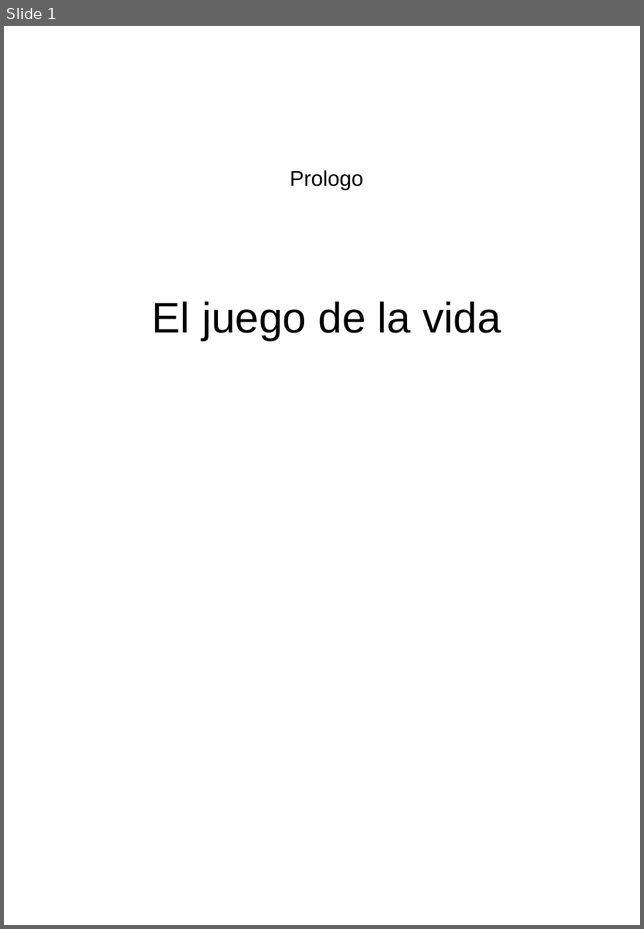
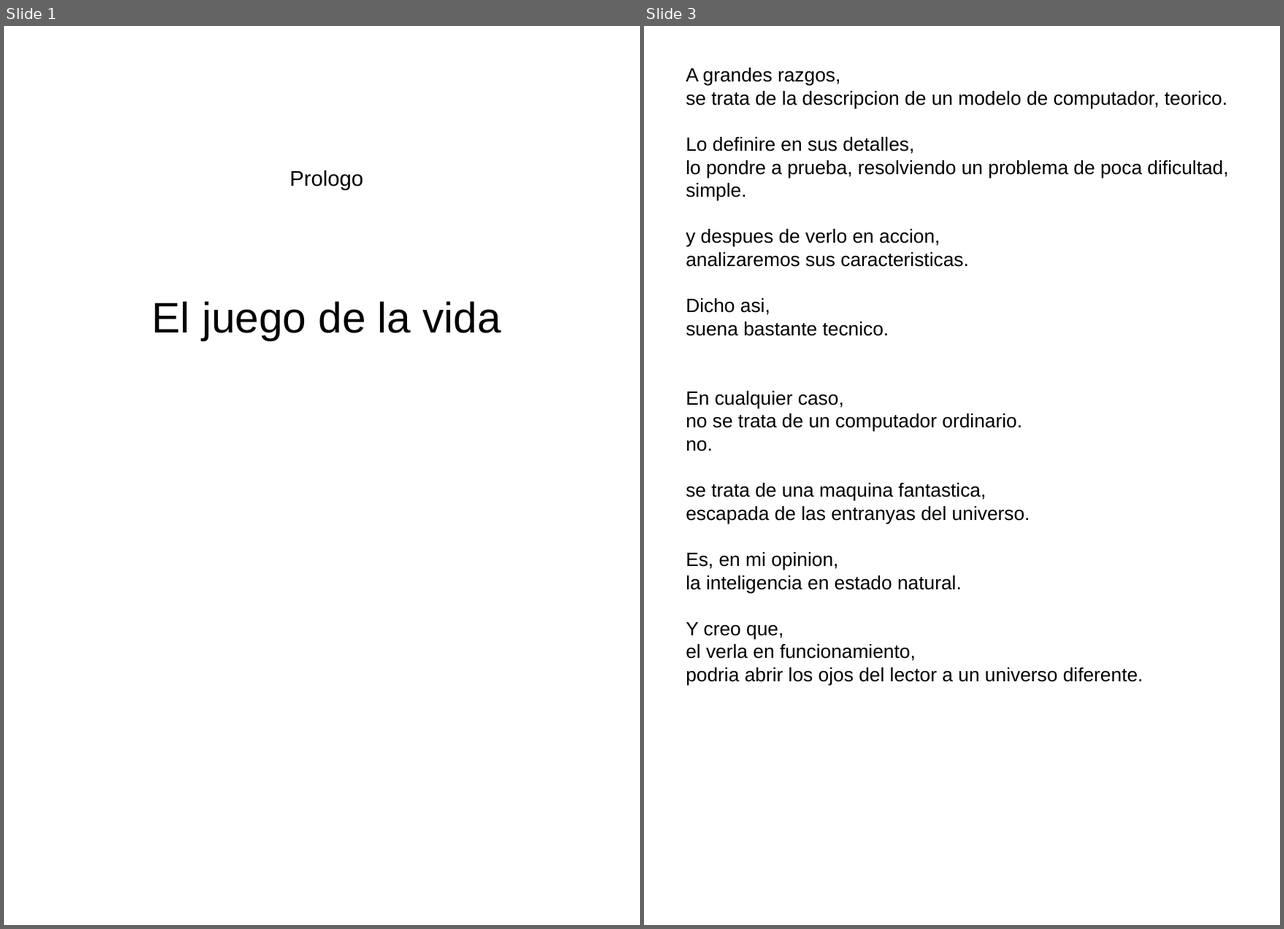
Before and after one commit to fabhrius/La-Cosa, a slide deck: capitulos/Prologo/Prologo.odp. Shown side by side, each under a label of ours: slide 1 before the commit, slides 1 and 3 after it; the slides between them are not shown. The pictures are 644x929 and 1284x929 pixels, drawn with LibreOffice and Linux fonts; fonts in the diff are those of the drawing. Boxes give left, top, right and bottom in pixels: in the first picture for what was removed or moved away, otherwise in the second. Text is boxed around its words. In the diff, an @@ line names an element or a change of style, - is before the commit and + after.

```diff
--- a/capitulos/Prologo/Prologo.odp
+++ b/capitulos/Prologo/Prologo.odp
@@ slide 3 added at box(644, 26, 1280, 925), background #FFFFFF @@
@@ text added at box(686, 68, 1228, 686), 18 pt, text #000000 @@
+A grandes razgos,
+se trata de la descripcion de un modelo de computador, teorico.
+Lo definire en sus detalles,
+lo pondre a prueba, resolviendo un problema de poca dificultad, simple.
+y despues de verlo en accion,
+analizaremos sus caracteristicas.
+Dicho asi,
+suena bastante tecnico.
+En cualquier caso,
+no se trata de un computador ordinario.
+no.
+se trata de una maquina fantastica,
+escapada de las entranyas del universo.
+Es, en mi opinion,
+la inteligencia en estado natural.
+Y creo que,
+el verla en funcionamiento,
+podria abrir los ojos del lector a un universo diferente.
```
Also in this commit, not shown: 3 other slides added, 3 slides removed, 2 other files.
